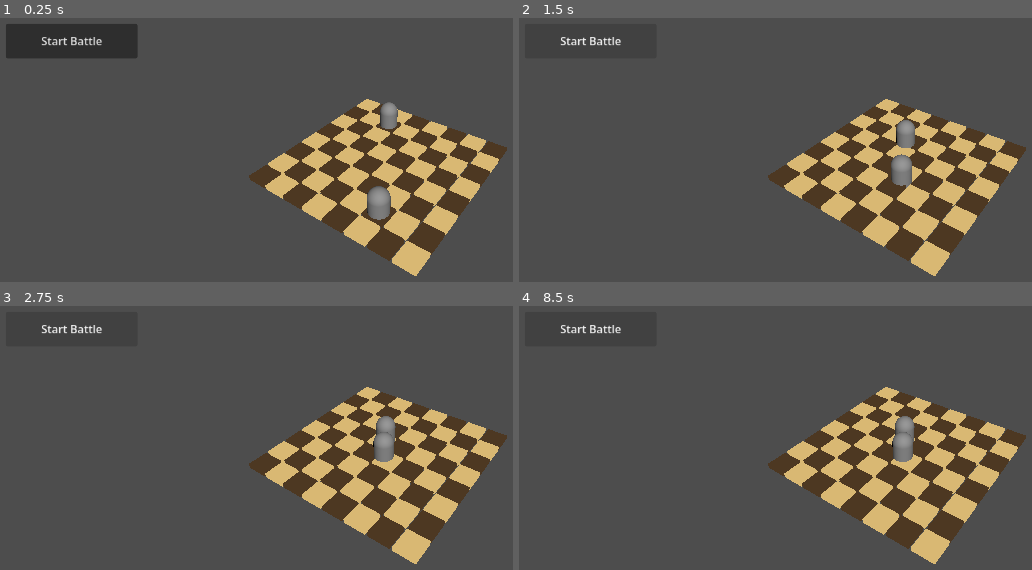
Above: before the commit, frames 1-4 (two rows, left to right).
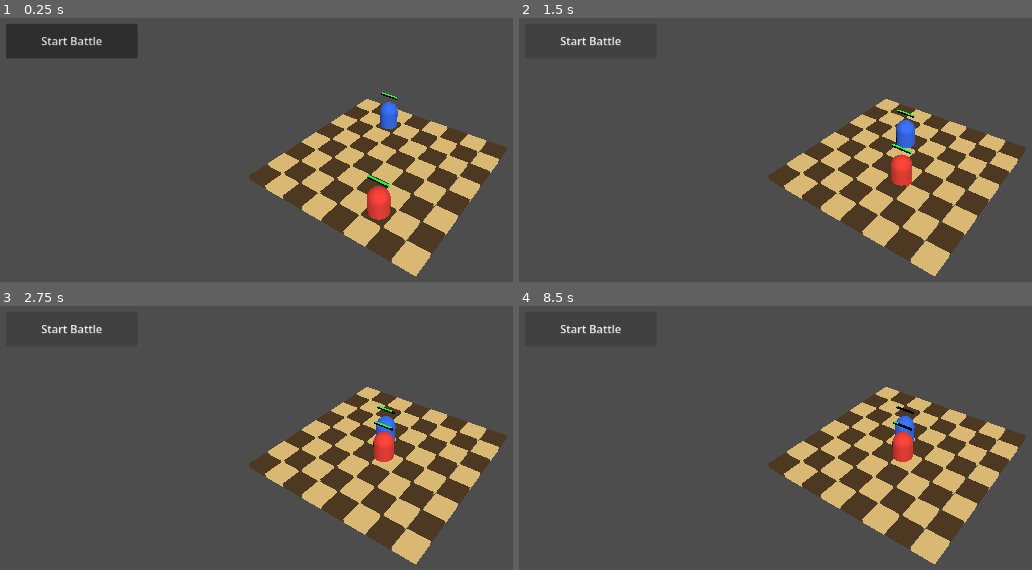
Above: after the commit, the same moments.

Repository: janmgryka-bit/warmarket
Game: Godot game, scene res://scenes/Main.tscn
The game is run twice, just before and just after one commit, with the same random seed, the same clock (stepped at 60 frames per second) and the same inputs.
Inputs:
- Up to frame 1 (0.25 s): no input
- Up to frame 2 (1.5 s): click "Start Battle" at 0.5 s; click "Start Battle" at 1.25 s
- Up to frame 3 (2.75 s): click "Start Battle" at 2 s
- Up to frame 4 (8.5 s): tap Enter at 2.75, 4.25, 5.75 s; tap Space at 3.5, 5, 6.5 s

The runs differ from the first frame. In frame 1, 0.9% of the frame differs, in the area x 71-78%, y 28-77%; in frame 2, 0.9%; in frame 3, 0.7%; in frame 4, 0.7%.

Commit message:
Add round end result display

Diff:
--- a/godot_project/war-market/scenes/Main.tscn
+++ b/godot_project/war-market/scenes/Main.tscn
@@ -35,4 +35,10 @@
 offset_bottom = 80.0
 text = "Start Battle"
 
+[node name="RoundResultLabel" type="Label" parent="UI" unique_id=1876565823]
+offset_left = 300.0
+offset_top = 30.0
+offset_right = 700.0
+offset_bottom = 110.0
+
 [connection signal="pressed" from="UI/StartBattleButton" to="." method="_on_start_battle_button_pressed"]
--- a/godot_project/war-market/scripts/game.gd
+++ b/godot_project/war-market/scripts/game.gd
@@ -3,9 +3,11 @@
 @onready var board: Node3D = $Board
 @onready var units_container: Node3D = $Units
 @onready var start_button: Button = $UI/StartBattleButton
+@onready var round_result_label: Label = $UI/RoundResultLabel
 
 var unit_scene: PackedScene = preload("res://units/Unit.tscn")
 var battle_started: bool = false
+var round_ended: bool = false
 
 func _ready() -> void:
 	print("GAME READY")
@@ -14,7 +16,7 @@
 		print("ERROR: StartBattleButton not found")
 	else:
 		print("StartBattleButton found")
-
+	round_result_label.text = ""
 	spawn_test_units()
 
 func spawn_test_units() -> void:
@@ -49,8 +51,54 @@
 		return
 
 	battle_started = true
+	round_ended = false
+	round_result_label.text = ""
 	print("BATTLE STARTED")
 
 	var units := get_tree().get_nodes_in_group("units")
 	for unit in units:
 		unit.start_battle()
+
+func _process(_delta: float) -> void:
+	if battle_started and not round_ended:
+		check_round_end()
+
+func check_round_end() -> void:
+	var blue_alive := false
+	var red_alive := false
+
+	var units := get_tree().get_nodes_in_group("units")
+
+	for unit in units:
+		if not is_instance_valid(unit):
+			continue
+
+		if unit.current_hp <= 0:
+			continue
+
+		if unit.team_id == 0:
+			blue_alive = true
+		elif unit.team_id == 1:
+			red_alive = true
+
+	if blue_alive and red_alive:
+		return
+
+	if not blue_alive and red_alive:
+		end_round("RED WINS")
+	elif blue_alive and not red_alive:
+		end_round("BLUE WINS")
+	else:
+		end_round("DRAW")
+
+func end_round(result_text: String) -> void:
+	round_ended = true
+	battle_started = false
+
+	print("ROUND ENDED: ", result_text)
+	round_result_label.text = result_text
+
+	var units := get_tree().get_nodes_in_group("units")
+	for unit in units:
+		if is_instance_valid(unit):
+			unit.stop_battle()
--- a/godot_project/war-market/scripts/unit.gd
+++ b/godot_project/war-market/scripts/unit.gd
@@ -14,9 +14,17 @@
 var attack_timer: float = 0.0
 var battle_active: bool = false
 
+@onready var body_mesh: MeshInstance3D = $MeshInstance3D
+@onready var health_bar: Node3D = $HealthBar
+@onready var hp_back: MeshInstance3D = $HealthBar/HpBack
+@onready var hp_fill: MeshInstance3D = $HealthBar/HpFill
+
 func _ready() -> void:
 	current_hp = max_hp
 	add_to_group("units")
+	apply_team_color()
+	setup_health_bar()
+	update_health_bar()
 	print(unit_name, " ready. HP: ", current_hp)
 
 func _physics_process(delta: float) -> void:
@@ -79,6 +87,8 @@
 
 func take_damage(amount: float) -> void:
 	current_hp -= amount
+	current_hp = max(current_hp, 0.0)
+	update_health_bar()
 	print(unit_name, " HP: ", current_hp)
 
 	if current_hp <= 0:
@@ -95,3 +105,36 @@
 func stop_battle() -> void:
 	battle_active = false
 	velocity = Vector3.ZERO
+
+func apply_team_color() -> void:
+	var material := StandardMaterial3D.new()
+
+	if team_id == 0:
+		material.albedo_color = Color(0.2, 0.45, 1.0)
+	else:
+		material.albedo_color = Color(1.0, 0.25, 0.2)
+
+	body_mesh.material_override = material
+
+func setup_health_bar() -> void:
+	var back_material := StandardMaterial3D.new()
+	back_material.albedo_color = Color(0.05, 0.05, 0.05)
+	back_material.shading_mode = BaseMaterial3D.SHADING_MODE_UNSHADED
+	hp_back.material_override = back_material
+
+	var fill_material := StandardMaterial3D.new()
+	fill_material.albedo_color = Color(0.1, 1.0, 0.2)
+	fill_material.shading_mode = BaseMaterial3D.SHADING_MODE_UNSHADED
+	hp_fill.material_override = fill_material
+
+func update_health_bar() -> void:
+	if hp_fill == null:
+		return
+
+	var hp_ratio := current_hp / max_hp
+	hp_ratio = clamp(hp_ratio, 0.0, 1.0)
+
+	hp_fill.scale.x = hp_ratio
+
+	# Przesuwamy pasek w lewo, żeby znikał od prawej strony.
+	hp_fill.position.x = -0.5 * (1.0 - hp_ratio)
--- a/godot_project/war-market/units/Unit.tscn
+++ b/godot_project/war-market/units/Unit.tscn
@@ -5,6 +5,12 @@
 [sub_resource type="CapsuleMesh" id="CapsuleMesh_ixigy"]
 
 [sub_resource type="CapsuleShape3D" id="CapsuleShape3D_a2g4q"]
+
+[sub_resource type="BoxMesh" id="BoxMesh_a2g4q"]
+size = Vector3(1, 0.08, 0.08)
+
+[sub_resource type="BoxMesh" id="BoxMesh_pyybm"]
+size = Vector3(1, 0.09, 0.09)
 
 [node name="Unit" type="CharacterBody3D" unique_id=1255001695]
 script = ExtResource("1_a2g4q")
@@ -14,3 +20,13 @@
 
 [node name="CollisionShape3D" type="CollisionShape3D" parent="." unique_id=297628512]
 shape = SubResource("CapsuleShape3D_a2g4q")
+
+[node name="HealthBar" type="Node3D" parent="." unique_id=949630006]
+transform = Transform3D(1, 0, 0, 0, 1, 0, 0, 0, 1, 0, 1.4, 0)
+
+[node name="HpBack" type="MeshInstance3D" parent="HealthBar" unique_id=1713439863]
+mesh = SubResource("BoxMesh_a2g4q")
+
+[node name="HpFill" type="MeshInstance3D" parent="HealthBar" unique_id=1305624465]
+transform = Transform3D(1, 0, 0, 0, 1, 0, 0, 0, 1, 0, 0.01, -0.01)
+mesh = SubResource("BoxMesh_pyybm")
